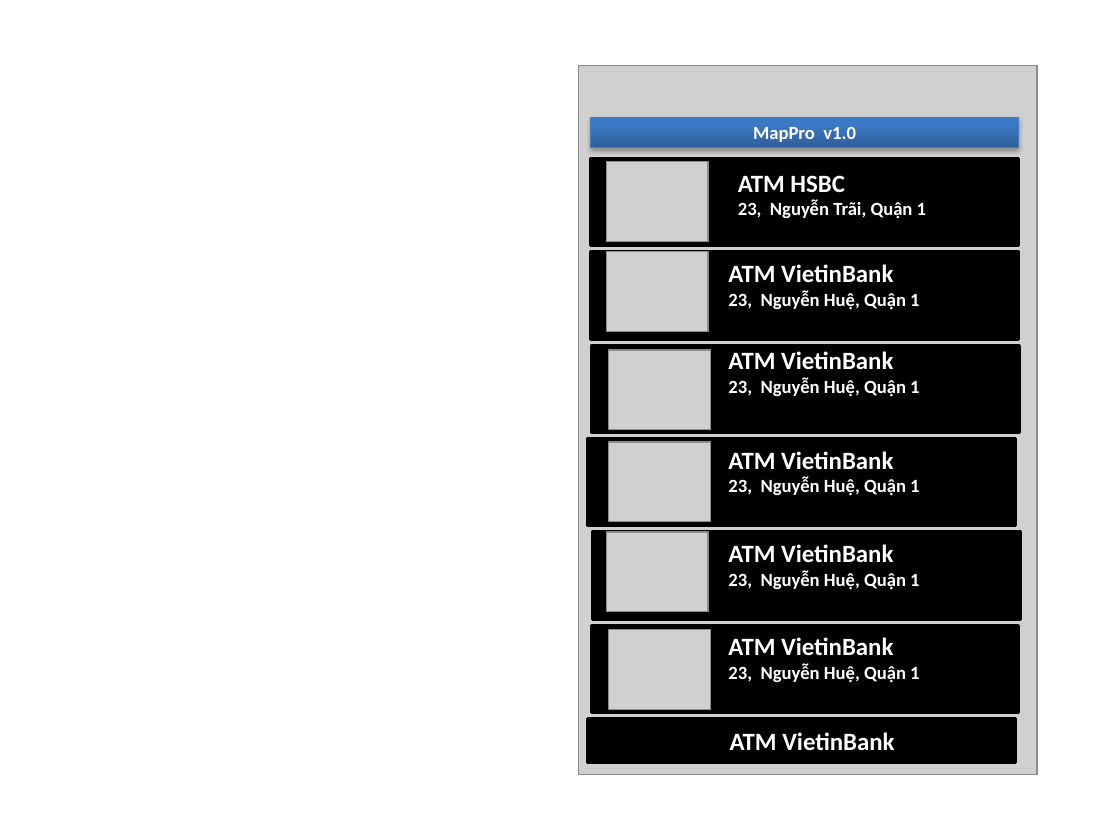
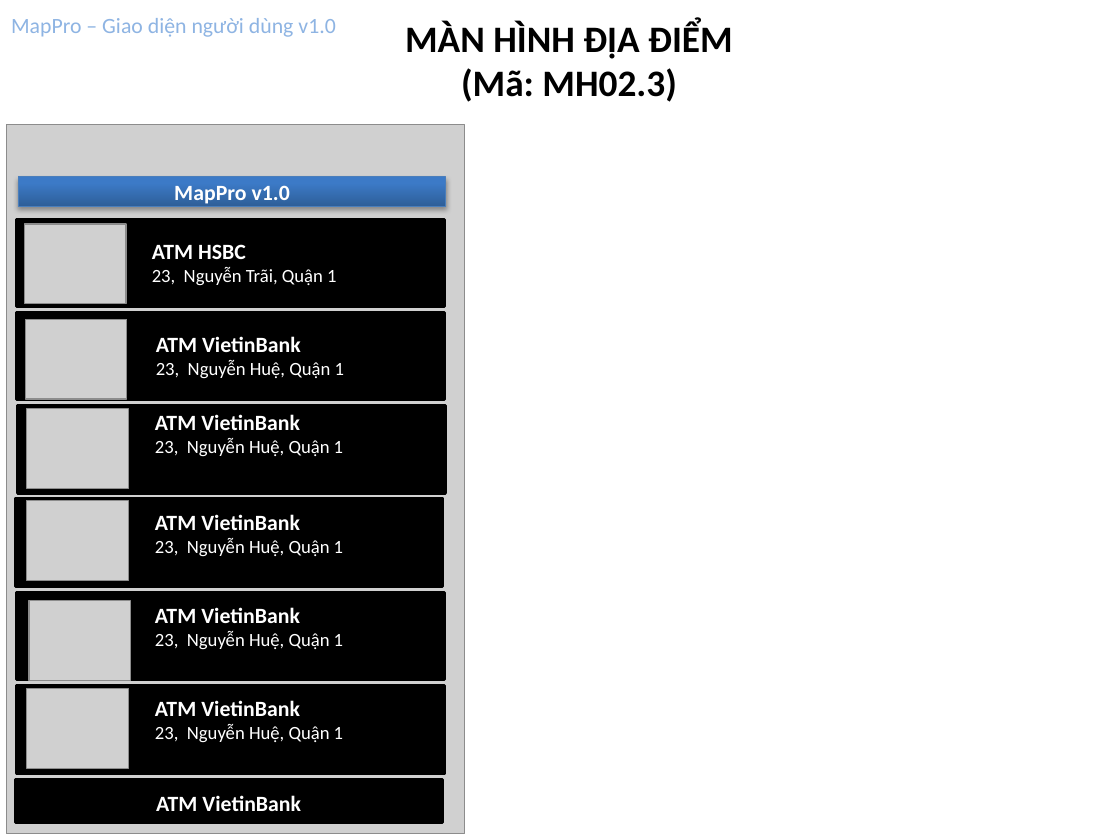
Before and after one commit to hungdien/google-map-api-and-map-on-android, a slide deck: slide 7 of Design/User Interface Design.pptx (slide 6 before the commit). Drawn at 1120x840 pixels with LibreOffice and Linux fonts; fonts in the diff are those of the drawing; grey boxes stand for pictures. Boxes give left, top, right and bottom in pixels: in the first picture for what was removed or moved away, otherwise in the second. Text is boxed around its words. In the diff, an @@ line names an element or a change of style, - is before the commit and + after.

```diff
--- a/Design/User Interface Design.pptx
+++ b/Design/User Interface Design.pptx
@@ text added at [11, 18, 335, 37], 14 pt, text #8EB4E3 @@
+MapPro – Giao diện người dùng v1.0
@@ text added at [405, 21, 733, 102], 24 pt, text #000000, bold @@
+MÀN HÌNH ĐỊA ĐIỂM
+(Mã: MH02.3)
@@ rectangle "MapPro v1.0" at [18, 177, 446, 206]: size 12 to 14 pt @@
@@ text "ATM HSBC": place and size @@
-text "ATM HSBC" at [738, 175, 926, 219]
+text "ATM HSBC" at [152, 244, 336, 285]
@@ text "ATM HSBC" at [152, 244, 336, 285]: size 16 to 14 pt in "ATM HSBC"; bold off in "23, Nguyễn Trãi, Quận 1" @@
@@ picture: place and size @@
-picture at [607, 252, 709, 332]
+picture at [26, 319, 128, 399]
@@ text "ATM VietinBank": place and size @@
-text "ATM VietinBank" at [728, 264, 919, 310]
+text "ATM VietinBank" at [156, 336, 344, 378]
@@ text "ATM VietinBank": place and size @@
-text "ATM VietinBank" at [728, 351, 919, 397]
+text "ATM VietinBank" at [155, 414, 343, 456]
@@ text "ATM VietinBank": place and size @@
-text "ATM VietinBank" at [728, 451, 919, 496]
+text "ATM VietinBank" at [155, 514, 343, 556]
@@ text "ATM VietinBank": place and size @@
-text "ATM VietinBank" at [728, 544, 919, 590]
+text "ATM VietinBank" at [155, 607, 343, 649]
@@ picture: place and size @@
-picture at [607, 532, 709, 612]
+picture at [29, 601, 131, 681]
@@ 5 rectangles, 1 picture: place and size @@
-5 rectangles, 1 picture at [579, 65, 1037, 774]
+5 rectangles, 1 picture at [6, 124, 464, 833]
@@ 4 pictures: place and size @@
-4 pictures at [607, 162, 711, 709]
+4 pictures at [25, 224, 129, 768]
@@ size 16 to 14 pt in "ATM VietinBank"; bold off in "23, Nguyễn Huệ, Quận 1" in 5 elements at [156, 336, 344, 378], [155, 414, 343, 456], [155, 514, 343, 556], [155, 607, 343, 649], [155, 700, 343, 742] @@
@@ text "ATM VietinBank": place and size @@
-text "ATM VietinBank" at [728, 637, 919, 683]
+text "ATM VietinBank" at [155, 700, 343, 742]
@@ 3 rectangles: place and size @@
-3 rectangles at [588, 118, 1018, 763]
+3 rectangles at [16, 177, 446, 823]
@@ text "ATM VietinBank": place and size @@
-text "ATM VietinBank" at [730, 732, 894, 751]
+text "ATM VietinBank" at [156, 795, 301, 811]
@@ text "ATM VietinBank" at [156, 795, 301, 811]: size 16 to 14 pt @@
```
Also in this commit, not shown: 5 other slides changed, 5 slides added, 3 slides removed.
